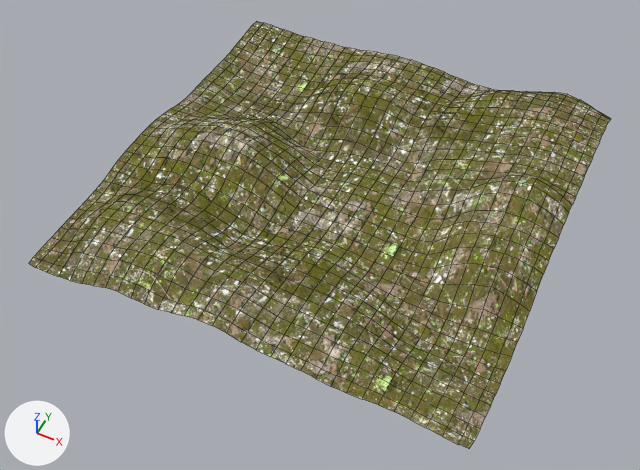
Two versions of the Blender file 00-filestructure/01-Models/SD-Waldboden.blend, one commit apart.
Rendered twice from a 50 mm lens placed at (9.5, -20.5, 22.8), pointed at (0.1, -1.8, -0.7). The axes (+X, +Y, +Z) are drawn at lower left. The lights are the same throughout. Mesh edges are drawn as thin lines.
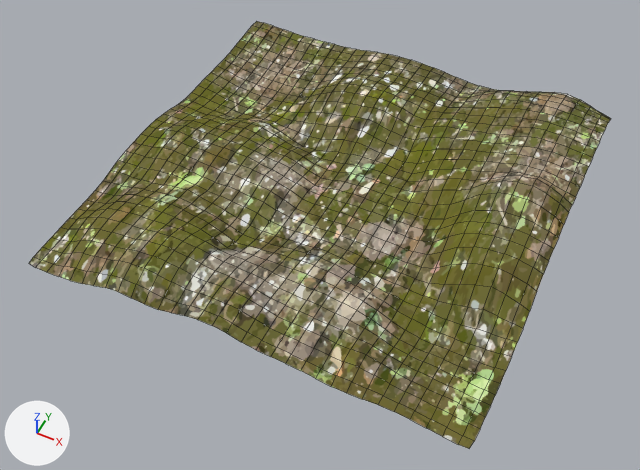
The change, as JSON lines over the scene's bpy script:
```json
{"op": "add", "block": "img_natureground_png_001", "code": ["img_natureground_png_001 = load_image('NatureGround.png.001', '../02-Textures/NatureGround.png', 2550, 3300, 'sRGB')"]}
{"op": "set", "path": "mat_material_001.texture", "old": "img_natureground_03_jpg", "new": "img_natureground_png_001"}
{"block": "me_plane", "where": "me_plane.from_pydata(...)  # 1089 vertices, 1024 faces; spans x -0.98..0.98, y -0.98..0.98, z -0.08..0.27"}
{"block": "me_plane", "where": "# used by ob_plane; location = (0.0, 0.0, 0.0); scale = (7.99, 7.99, 7.99)"}
{"block": "me_plane", "change": "me_plane part 1: 96 of 1089 vertices moved; they spanned x -0.81..-0.19, y -0.38..0.25, z -0.02..0.16 and now span x -0.81..-0.19, y -0.38..0.25, z -0.03..0.08; mean shift (0.0, 0.0, -0.04); largest move (-0.5, -0.06, 0.16) -> (-0.5, -0.06, 0.07)"}
```

Location of each change, [x1, y1, x2, y2] in pixels of the pictures (640 x 470 px; the box of a moved part takes in the faces that stretch with it):
```json
{"object": "Plane", "change": "surface changed, reshaped", "before": [29, 21, 611, 448], "after": [29, 21, 611, 448]}
{"part": 1, "of": "me_plane", "change": "moved or reshaped", "before": [141, 111, 321, 231], "after": [141, 111, 321, 231]}
```
